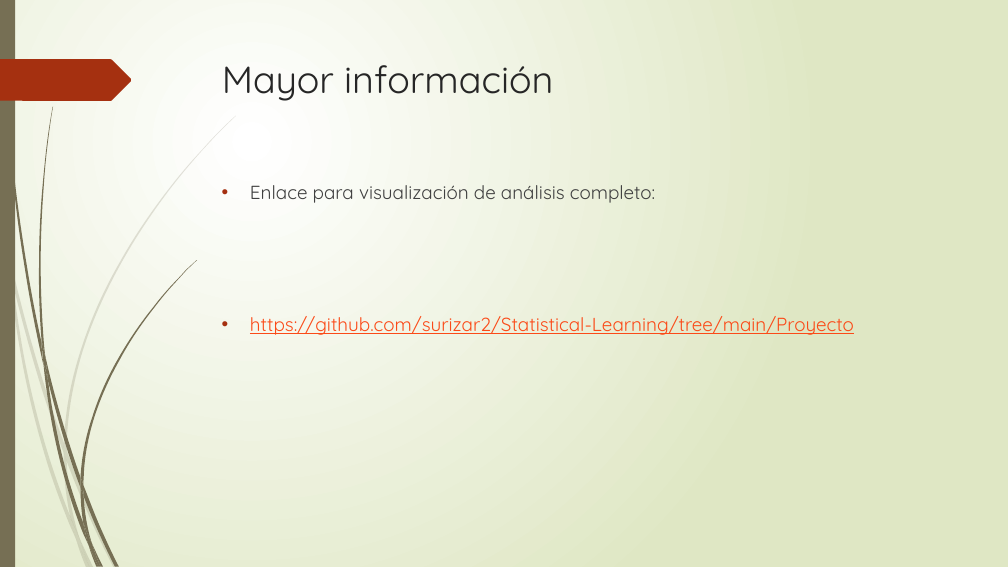
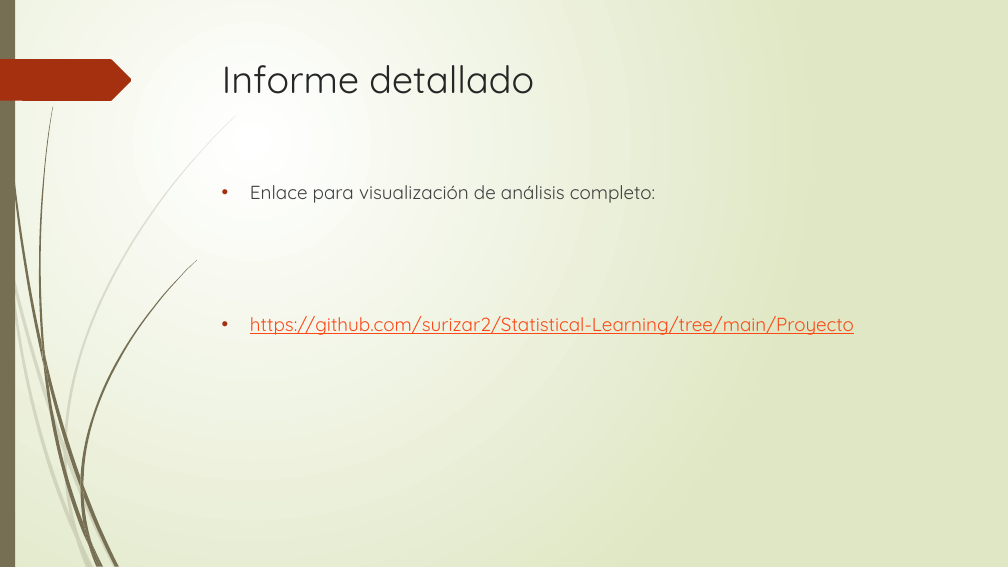
Before and after one commit to surizar2/Statistical-Learning, a slide deck: slide 20 of Proyecto/Presentación Proyecto SL1 surizar2.pptx (slide 19 before the commit). Drawn at 1008x567 pixels with LibreOffice and Linux fonts; fonts in the diff are those of the drawing. Boxes give left, top, right and bottom in pixels: in the first picture for what was removed or moved away, otherwise in the second. Text is boxed around its words. In the diff, an @@ line names an element or a change of style, - is before the commit and + after.

```diff
--- a/Proyecto/Presentación Proyecto SL1 surizar2.pptx
+++ b/Proyecto/Presentación Proyecto SL1 surizar2.pptx
@@ title at [222,65,534,94]: text changed @@
-Mayor información
+Informe detallado
```
Also in this commit, not shown: 4 other slides changed, 1 slide added.
